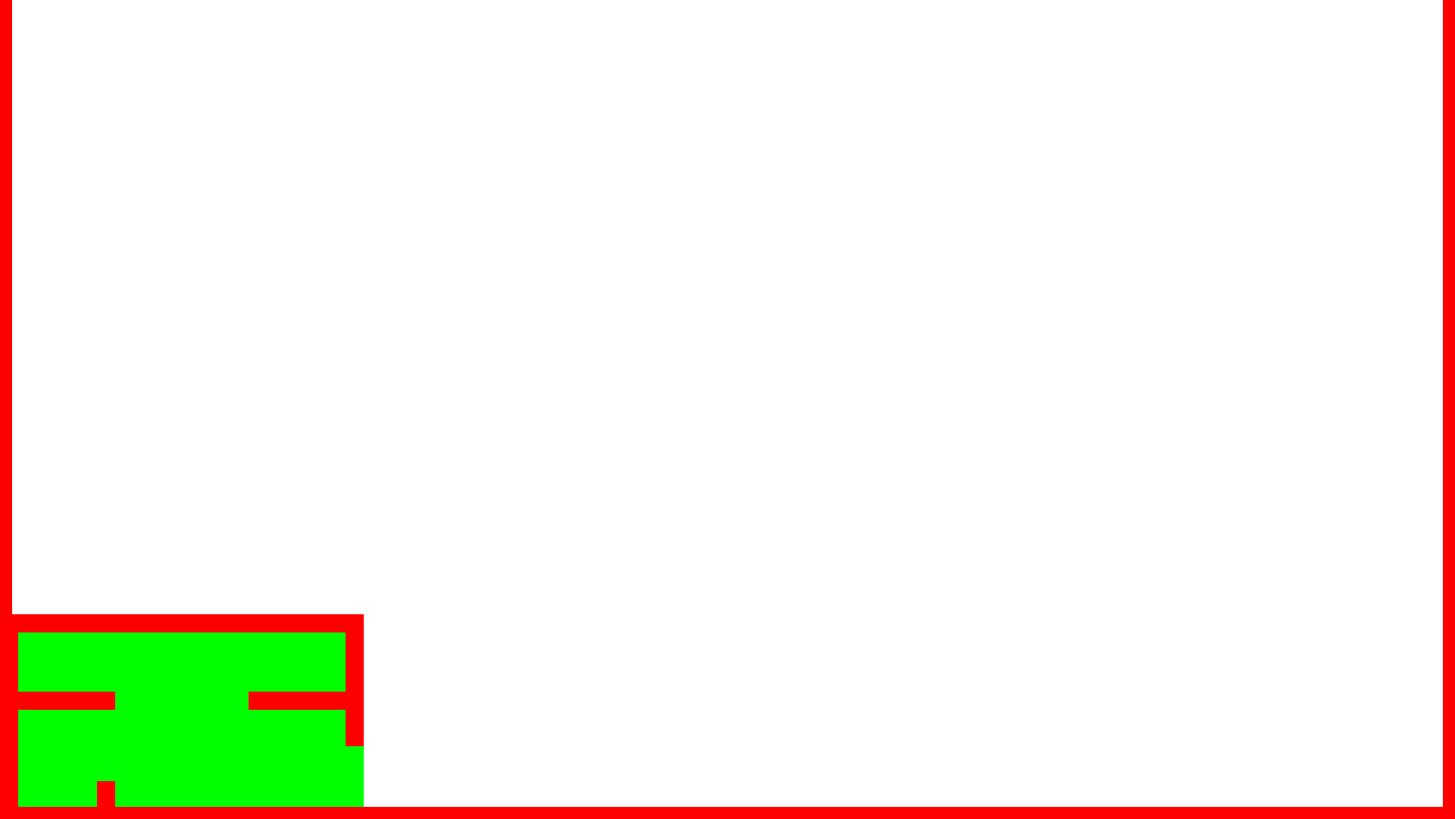
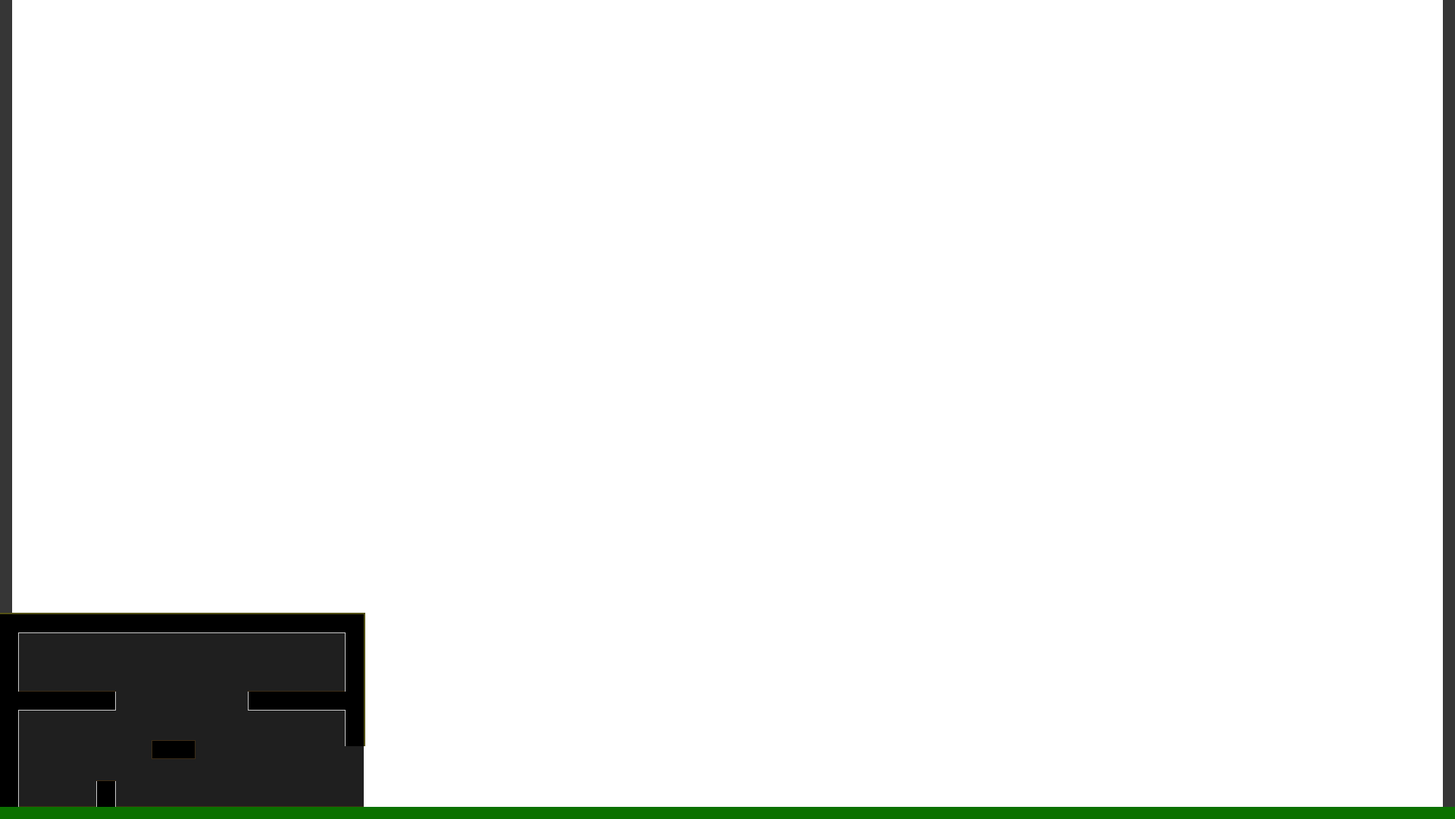
Before/after of a w=1455, h=819 layered artwork. What changed in the layer stack:
removed layer "Rectangle 18" over 0, 0, 1455, 819
removed layer "Rectangle 7" over 0, 0, 1455, 819
added layer "Rectangle 22" above "Rectangle 20" over 0, 0, 1455, 819
